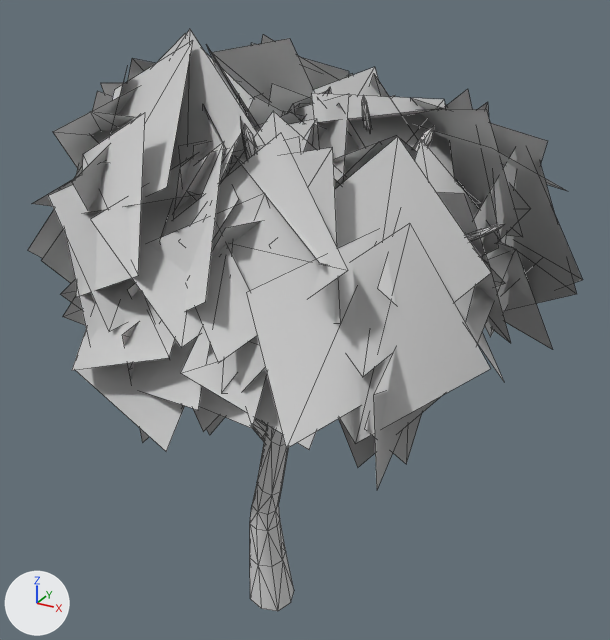
An edit to the glTF model frontend/public/models/smallornamentaltree_1.glb, drawn before and after from the same camera.
Camera for both pictures: a 50 mm lens placed at (2.32, -3.77, 3.94), pointed at (0.17, 0.14, 1.98). Lighting does not change. The marker at lower left points along +X, +Y and +Z. The older version comes first. Mesh edges are drawn as thin lines.

In view in the first picture: 'MapleTree_4_Cube.007'.
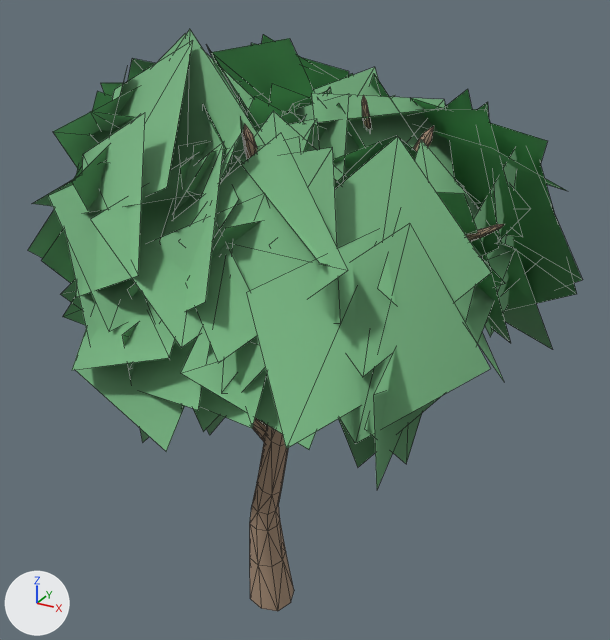
Pixel boxes (x1, y1, x2, y2) of what changed, in the pictures (610 x 640 px):
'MapleTree_4_Cube.007', recoloured (light grey to green): (28, 29, 582, 611) in both

Edits to the bpy script that builds the scene:
```text
Change mat_mapletree_bark:
    mat_mapletree_bark.base_color: (0.64, 0.64, 0.64) -> (0.36, 0.25, 0.17)  # light grey #d1d1d1 -> beige #a28973
Change mat_mapletree_leaves:
    mat_mapletree_leaves.base_color: (0.64, 0.64, 0.64) -> (0.2, 0.5, 0.24)  # light grey #d1d1d1 -> green #7cbc86
```
